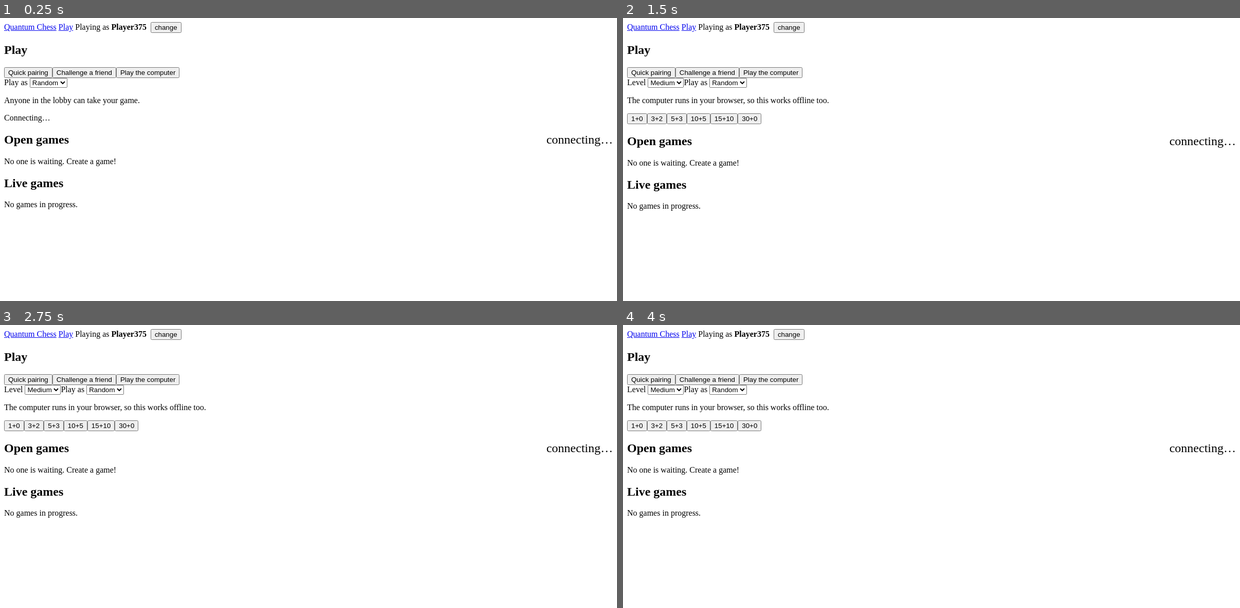
Above: before the commit, frames 1-4 (two rows, left to right).
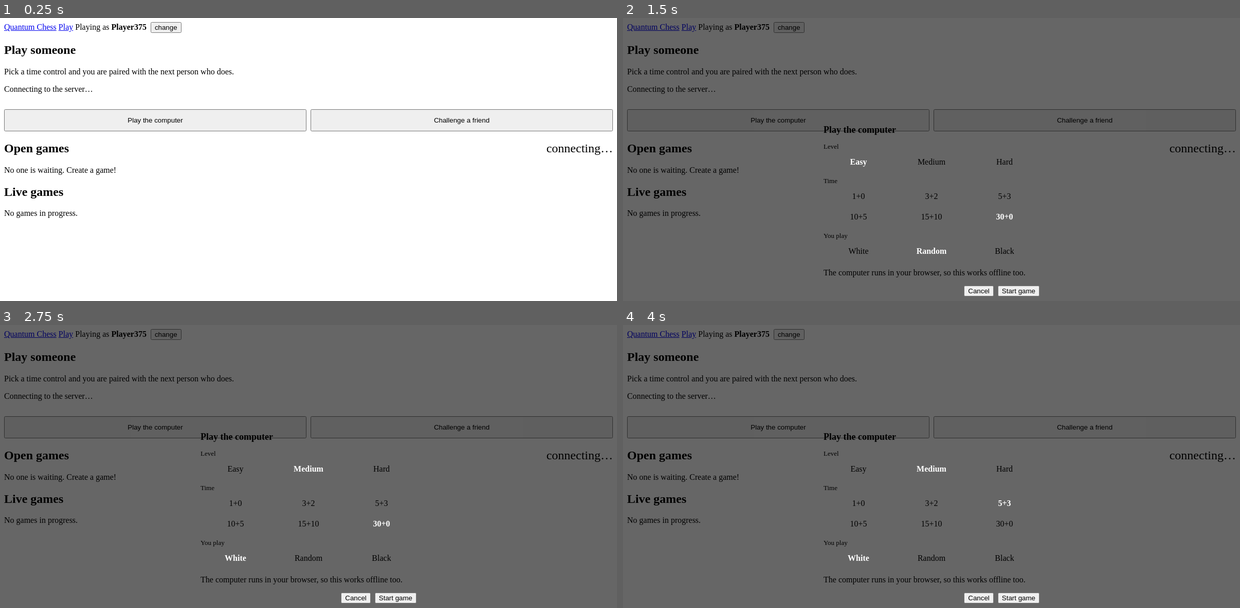
Above: after the commit, the same moments.

Repository: Avi-D-coder/quantum-chess
Game: browser game, page crates/qchess-worker/site/index.html
Same seed, same stepped clock (60 frames per second), same inputs: the game is played once before the commit and once after it.
Inputs (mouse positions are in pixels of both pictures, inside the frame that each line leads up to):
- Up to frame 1 (0.25 s): no input
- Up to frame 2 (1.5 s): click "Play" at 0.27 s; click "Play the computer" at 0.52 s; click "Play the computer" (after the commit: "Easy") at 0.77 s; tap Space at 1.1 s; click "30+0" at 1.27 s
- Up to frame 3 (2.75 s): tap Space at 1.6, 2.1, 2.6 s; click "Play the computer" (after the commit: "Start game") at 1.77 s; click (308, 435) at 1.87 s; click (234, 557) at 2.02 s, where only the run after the commit has a clickable "White"; click (308, 469) at 2.47 s, where only the run after the commit has a clickable "Medium"
- Up to frame 4 (4 s): click "10+5" at 3.07 s; tap Space at 3.1, 3.6 s; click "Play the computer" (after the commit: "You play") at 3.27 s; click "5+3" at 3.67 s

The runs differ from the first frame. In frame 1, 2.8% of the frame differs, in the area x 0-100%, y 10-71%; in frame 2, 99%; in frame 3, 99%; in frame 4, 99%, in the area x 0-100%, y 0-100%.

Commit message:
Lobby: Play the computer and Challenge a friend open setup dialogs
The mode tabs looked like buttons that start a game but only changed the
time-control grid below them. Now the grid is quick pairing with a person,
and Play the computer / Challenge a friend are real buttons that open a
dialog (level, time, color) with one Start button. Lobby updates no longer
rebuild the Play panel, and script errors show in a bar on the page.

Co-Authored-By: Claude Opus 5.5 <noreply@anthropic.com>

Diff:
--- a/crates/qchess-worker/site/common.js
+++ b/crates/qchess-worker/site/common.js
@@ -83,6 +83,18 @@
     return e;
   }
 
+  // Show script errors on the page instead of failing silently.
+  function showError(text) {
+    let bar = document.getElementById('qc-error');
+    if (!bar) {
+      bar = el('div', { id: 'qc-error', class: 'qc-error-bar', role: 'alert' });
+      document.body.prepend(bar);
+    }
+    bar.textContent = 'Something went wrong: ' + text;
+  }
+  window.addEventListener('error', (e) => showError((e.message || 'script error') + (e.filename ? ' (' + e.filename.split('/').pop() + ':' + e.lineno + ')' : '')));
+  window.addEventListener('unhandledrejection', (e) => showError(String((e.reason && e.reason.message) || e.reason)));
+
   window.QC = { pid, get name() { return name; }, wsUrl, socket, el, store };
   if (document.readyState === 'loading') document.addEventListener('DOMContentLoaded', renderMe); else renderMe();
 })();
--- a/crates/qchess-worker/site/lobby.js
+++ b/crates/qchess-worker/site/lobby.js
@@ -8,82 +8,133 @@
   if (!root) return;
 
   const saved = (k, d) => store.get('qc_lobby_' + k) || d;
-  let mode = saved('mode', 'seek');
-  let level = saved('level', 'medium');
-  let colorChoice = saved('color', 'random');
+  const remember = (k, v) => store.set('qc_lobby_' + k, v);
   let data = { seeks: [], games: [], tcs: [], online: 0 };
   let connected = false;
   let message = '';
   const BOT_TCS = ['1+0', '3+2', '5+3', '10+5', '15+10', '30+0'];
 
   const sock = window.QC.socket('/ws/lobby', (m) => {
-    if (m.type === 'lobby') { data = m; connected = true; if (!data.seeks.some((s) => s.mine) && message.startsWith('Waiting')) message = ''; render(); }
-    else if (m.type === 'matched') location.href = '/game/' + m.game;
+    if (m.type === 'lobby') {
+      data = m; connected = true;
+      if (!data.seeks.some((s) => s.mine) && message.startsWith('Waiting')) message = '';
+      render();
+    } else if (m.type === 'matched') location.href = '/game/' + m.game;
     else if (m.type === 'challenge') location.href = '/challenge/' + m.token;
     else if (m.type === 'error') { message = m.message; render(); }
   });
 
-  const box = el('div', { class: 'lobby-grid' });
-  root.append(box);
-
-  function remember(k, v) { store.set('qc_lobby_' + k, v); }
+  // The Play panel is rebuilt only when what it shows changes, never just
+  // because a lobby update arrived: replacing a button between mousedown and
+  // mouseup swallows the click.
+  const createBox = el('div');
+  const sideBox = el('div', { class: 'lobby-side' });
+  root.append(el('div', { class: 'lobby-grid' }, [createBox, sideBox]));
+  let createKey = null;
 
   function render() {
-    box.textContent = '';
-    box.append(createPanel(), el('div', { class: 'lobby-side' }, [seeksPanel(), gamesPanel()]));
+    const mine = data.seeks.find((s) => s.mine);
+    const key = JSON.stringify([message, data.tcs, mine && mine.id]);
+    if (key !== createKey) {
+      createKey = key;
+      createBox.textContent = '';
+      createBox.append(createPanel(mine));
+    }
+    sideBox.textContent = '';
+    sideBox.append(seeksPanel(), gamesPanel());
   }
 
-  function picker(id, label, value, options, onchange) {
-    const sel = el('select', { id, onchange: () => onchange(sel.value) }, options.map(([v, t]) => el('option', { value: v, text: t })));
-    sel.value = value;
-    return el('label', {}, [document.createTextNode(label + ' '), sel]);
-  }
-
-  function createPanel() {
-    const modeBtn = (m, label) => el('button', {
-      type: 'button', class: 'tab' + (mode === m ? ' on' : ''), text: label,
-      onclick: () => { mode = m; remember('mode', m); message = ''; render(); },
-    });
-    const tcs = mode === 'bot' ? BOT_TCS : data.tcs;
+  /* Play card: the time grid pairs you with a person; the two buttons below
+   * open a setup dialog for the computer or a friend. */
+  function createPanel(mine) {
     const grid = el('div', { class: 'tc-grid' });
-    for (const tc of tcs) {
+    for (const tc of data.tcs) {
       grid.append(el('button', {
         type: 'button', class: 'tc', 'data-tc': tc, text: tc,
         onclick: () => {
-          if (mode === 'bot') {
-            const q = new URLSearchParams({ new: '1', tc, level, color: colorChoice });
-            location.href = '/local?' + q;
-          } else if (!connected) {
-            message = 'Connecting to the server…'; render();
-          } else if (mode === 'friend') {
-            sock.send({ type: 'challenge', tc, color: colorChoice });
-          } else {
-            sock.send({ type: 'seek', tc, color: colorChoice });
-            message = 'Waiting for an opponent (' + tc + ')…'; render();
-          }
+          sock.send({ type: 'seek', tc, color: 'random' });
+          message = 'Waiting for an opponent (' + tc + ')…'; render();
         },
       }));
     }
-    if (!tcs.length) grid.append(el('p', { class: 'muted', text: 'Connecting…' }));
-    const opts = [picker('opt-color', 'Play as', colorChoice, [['random', 'Random'], ['white', 'White'], ['black', 'Black']],
-      (v) => { colorChoice = v; remember('color', v); })];
-    if (mode === 'bot') {
-      opts.unshift(picker('opt-level', 'Level', level, [['easy', 'Easy'], ['medium', 'Medium'], ['hard', 'Hard']],
-        (v) => { level = v; remember('level', v); }));
+    if (!data.tcs.length) grid.append(el('p', { class: 'muted', text: 'Connecting to the server…' }));
+    let notice = el('span');
+    if (message) {
+      notice = el('p', { class: 'notice' }, [document.createTextNode(message + ' ')]);
+      if (mine && message.startsWith('Waiting')) {
+        notice.append(el('button', { type: 'button', class: 'linklike', text: 'Cancel',
+          onclick: () => { sock.send({ type: 'cancel', id: mine.id }); message = ''; render(); } }));
+      }
     }
-    const hint = {
-      seek: 'Anyone in the lobby can take your game.',
-      friend: 'You get a link to send to a friend.',
-      bot: 'The computer runs in your browser, so this works offline too.',
-    }[mode];
     return el('section', { class: 'card' }, [
-      el('h2', { text: 'Play' }),
-      el('div', { class: 'tabs' }, [modeBtn('seek', 'Quick pairing'), modeBtn('friend', 'Challenge a friend'), modeBtn('bot', 'Play the computer')]),
-      el('div', { class: 'opts' }, opts),
-      el('p', { class: 'muted small', text: hint }),
+      el('h2', { text: 'Play someone' }),
+      el('p', { class: 'muted small', text: 'Pick a time control and you are paired with the next person who does.' }),
       grid,
-      message ? el('p', { class: 'notice', text: message }) : el('span'),
+      notice,
+      el('div', { class: 'play-alt' }, [
+        el('button', { type: 'button', class: 'btn', id: 'play-computer', text: 'Play the computer', onclick: () => openSetup('bot') }),
+        el('button', { type: 'button', class: 'btn alt', id: 'play-friend', text: 'Challenge a friend', onclick: () => openSetup('friend') }),
+      ]),
     ]);
+  }
+
+  /* A row of toggle buttons; returns the element and calls onpick(value). */
+  function segmented(label, options, value, onpick, wide) {
+    const row = el('div', { class: 'seg-row' + (wide ? ' wide' : ''), role: 'group', 'aria-label': label });
+    const btns = options.map(([v, t]) => {
+      const b = el('button', { type: 'button', class: 'seg', 'data-value': v, text: t, 'aria-pressed': String(v === value) });
+      b.addEventListener('click', () => {
+        btns.forEach((x) => x.setAttribute('aria-pressed', String(x === b)));
+        onpick(v);
+      });
+      return b;
+    });
+    row.append(...btns);
+    return el('div', { class: 'seg-field' }, [el('div', { class: 'seg-label', text: label }), row]);
+  }
+
+  function openSetup(kind) {
+    if (document.querySelector('dialog.setup')) return;
+    const bot = kind === 'bot';
+    const tcs = bot ? BOT_TCS : (data.tcs.length ? data.tcs : BOT_TCS);
+    let tc = saved(kind + '_tc', bot ? '5+3' : '10+0');
+    if (!tcs.includes(tc)) tc = tcs[0];
+    let color = saved('color', 'random');
+    let level = saved('level', 'medium');
+    const dlg = el('dialog', { class: 'setup', 'aria-labelledby': 'setup-title' });
+    const close = () => { dlg.close(); dlg.remove(); };
+    const start = () => {
+      remember(kind + '_tc', tc); remember('color', color);
+      if (bot) {
+        remember('level', level);
+        location.href = '/local?' + new URLSearchParams({ new: '1', tc, level, color });
+      } else if (!connected) {
+        status.textContent = 'Still connecting to the server, try again in a moment.';
+      } else {
+        sock.send({ type: 'challenge', tc, color });
+        status.textContent = 'Creating the link…';
+      }
+    };
+    const status = el('p', { class: 'muted small' });
+    dlg.append(
+      el('h2', { id: 'setup-title', text: bot ? 'Play the computer' : 'Challenge a friend' }),
+      bot ? segmented('Level', [['easy', 'Easy'], ['medium', 'Medium'], ['hard', 'Hard']], level, (v) => { level = v; }) : el('span'),
+      segmented('Time', tcs.map((t) => [t, t]), tc, (v) => { tc = v; }, true),
+      segmented('You play', [['white', 'White'], ['random', 'Random'], ['black', 'Black']], color, (v) => { color = v; }),
+      el('p', { class: 'muted small', text: bot
+        ? 'The computer runs in your browser, so this works offline too.'
+        : 'You get a link to send to your friend. The game starts when they open it.' }),
+      status,
+      el('div', { class: 'setup-actions' }, [
+        el('button', { type: 'button', class: 'btn alt', text: 'Cancel', onclick: close }),
+        el('button', { type: 'button', class: 'btn', id: 'setup-start', text: bot ? 'Start game' : 'Create link', onclick: start }),
+      ]),
+    );
+    dlg.addEventListener('click', (e) => { if (e.target === dlg) close(); }); // click on the backdrop
+    dlg.addEventListener('close', () => dlg.remove());
+    document.body.append(dlg);
+    dlg.showModal();
+    dlg.querySelector('#setup-start').focus();
   }
 
   function seeksPanel() {
--- a/crates/qchess-worker/site/worker.css
+++ b/crates/qchess-worker/site/worker.css
@@ -4,3 +4,17 @@
 #me input { width: 11em; padding: 3px 6px; }
 .local-bar { display: flex; gap: 8px; justify-content: center; margin: 14px 0; }
 .online { float: right; font-weight: 400; }
+.qc-error-bar { background: #5a1f1f; color: #fff; padding: 8px 16px; font-size: 14px; }
+.play-alt { display: grid; grid-template-columns: 1fr 1fr; gap: 8px; margin-top: 14px; padding-top: 14px; border-top: 1px solid var(--line); }
+.play-alt .btn { text-align: center; padding: 12px 8px; }
+dialog.setup { background: var(--panel); color: var(--fg); border: 1px solid var(--line); border-radius: 10px; padding: 18px 20px; width: min(420px, calc(100vw - 32px)); }
+dialog.setup::backdrop { background: rgba(0, 0, 0, .6); }
+dialog.setup h2 { margin: 0 0 14px; font-size: 18px; }
+.seg-field { margin-bottom: 12px; }
+.seg-label { color: var(--muted); font-size: 13px; margin-bottom: 5px; }
+.seg-row { display: grid; grid-auto-flow: column; grid-auto-columns: 1fr; gap: 6px; }
+.seg-row.wide { grid-auto-flow: row; grid-template-columns: repeat(3, 1fr); }
+button.seg { background: var(--panel2); color: var(--fg); border: 1px solid var(--line); border-radius: 6px; padding: 8px 6px; font: inherit; cursor: pointer; }
+button.seg:hover { border-color: var(--accent2); }
+button.seg[aria-pressed="true"] { background: var(--accent); border-color: var(--accent); color: #fff; font-weight: 600; }
+.setup-actions { display: flex; justify-content: flex-end; gap: 8px; margin-top: 6px; }
